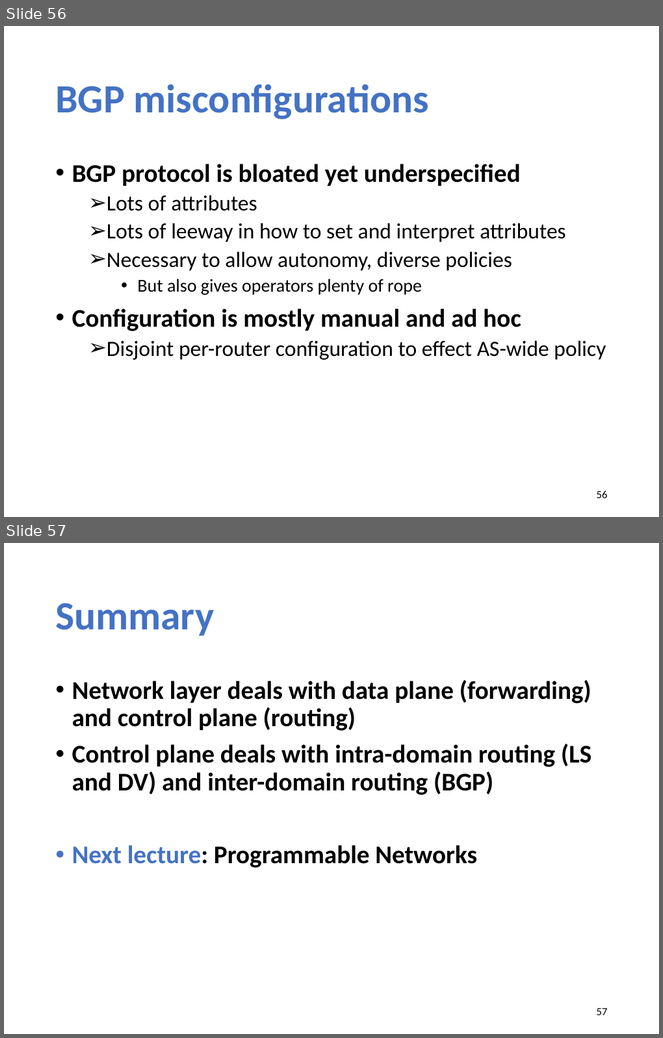
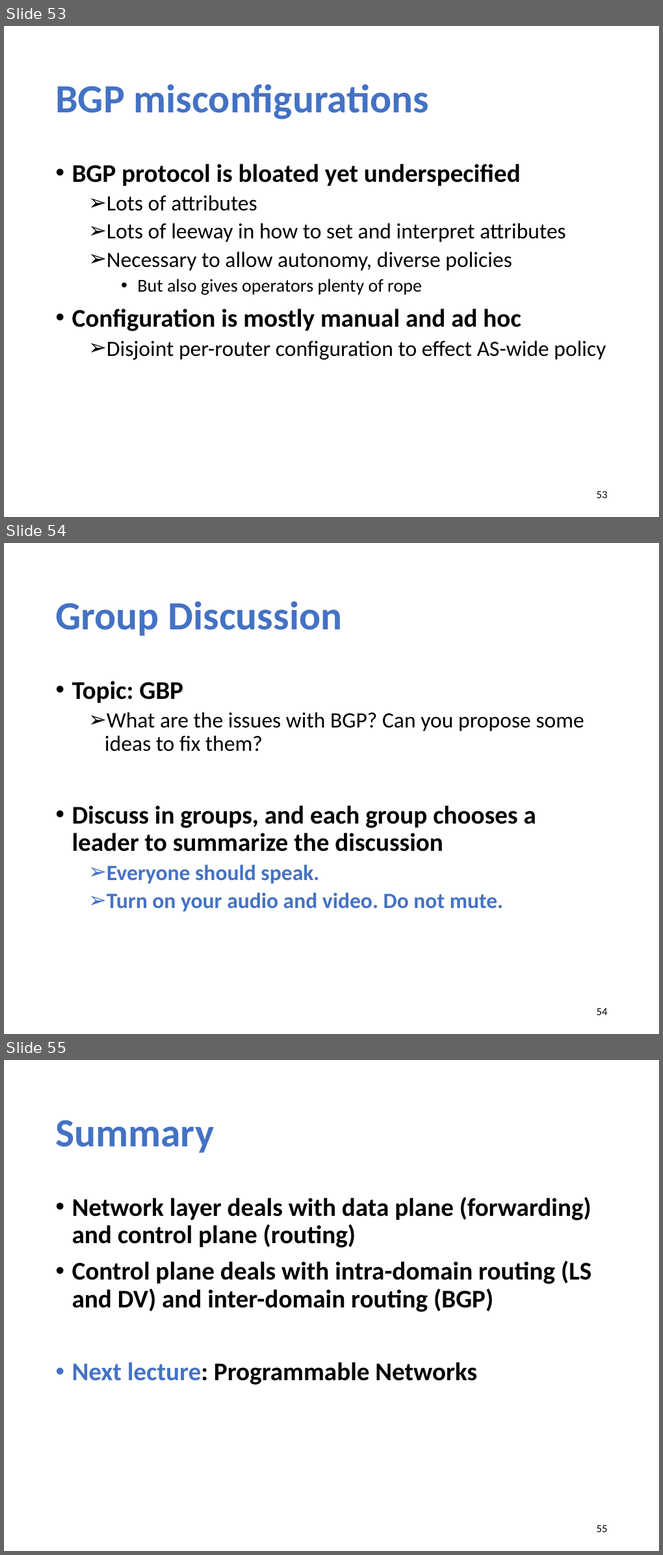
Before and after one commit to xinjin/course-net, a slide deck: slides/lec15_bgp.pptx. Shown one above the other, each under a label of ours: slides 56 and 57 before the commit, slides 53, 54 and 55 after it. The pictures are 663x1038 and 663x1555 pixels, drawn with LibreOffice and Linux fonts; fonts in the diff are those of the drawing. Boxes give left, top, right and bottom in pixels: in the first picture for what was removed or moved away, otherwise in the second. Text is boxed around its words. In the diff, an @@ line names an element or a change of style, - is before the commit and + after.

```diff
--- a/slides/lec15_bgp.pptx
+++ b/slides/lec15_bgp.pptx
@@ slide 54 added at (4, 543, 659, 1034), background #FFFFFF @@
@@ title added at (55, 601, 342, 636), 44 pt, text #4472C4, bold @@
+Group Discussion
@@ text added at (72, 681, 584, 912), 24 pt, text #000000, bold @@
+• Topic: GBP
+  ➢ What are the issues with BGP? Can you propose some ideas to fix them?
+• Discuss in groups, and each group chooses a leader to summarize the discussion
+  ➢ Everyone should speak.
+  ➢ Turn on your audio and video. Do not mute.
@@ page number added at (597, 1008, 608, 1016), 12 pt, text #000000 @@
+54
@@ what was slide 56 is now slide 53 @@
@@ page number at (597, 491, 608, 499): text changed @@
-56
+53
@@ what was slide 57 is now slide 55 @@
@@ page number at (597, 1525, 608, 1533): text changed @@
-57
+55
```
Also in this commit, not shown: 2 slides changed, 3 slides removed, 1 other file.
